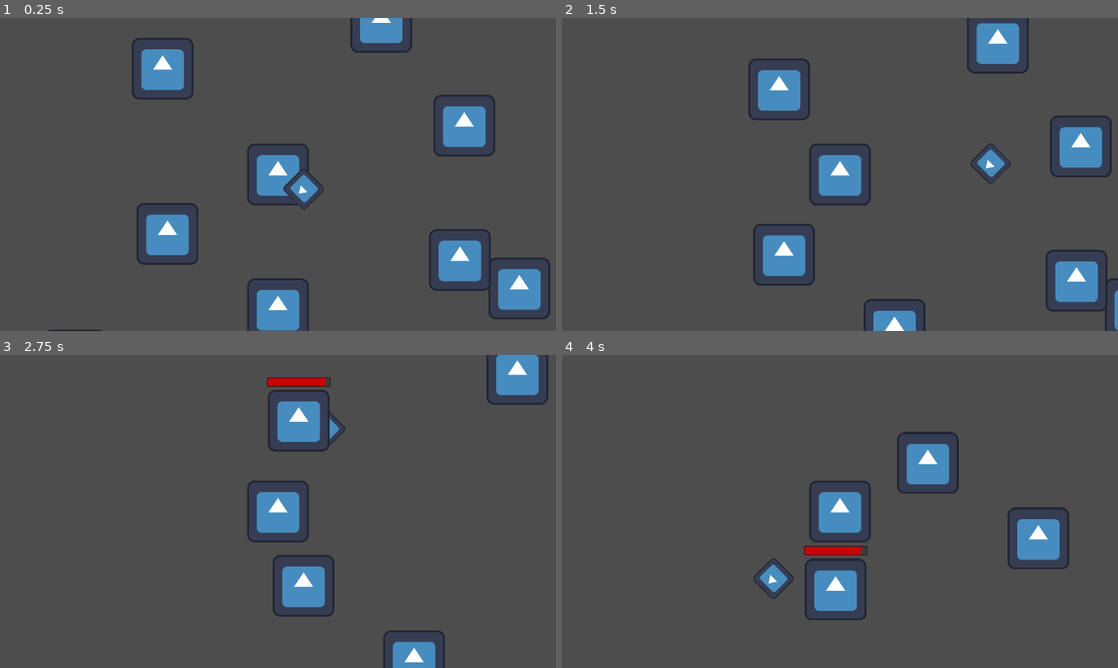
Above: before the commit, frames 1-4 (two rows, left to right).
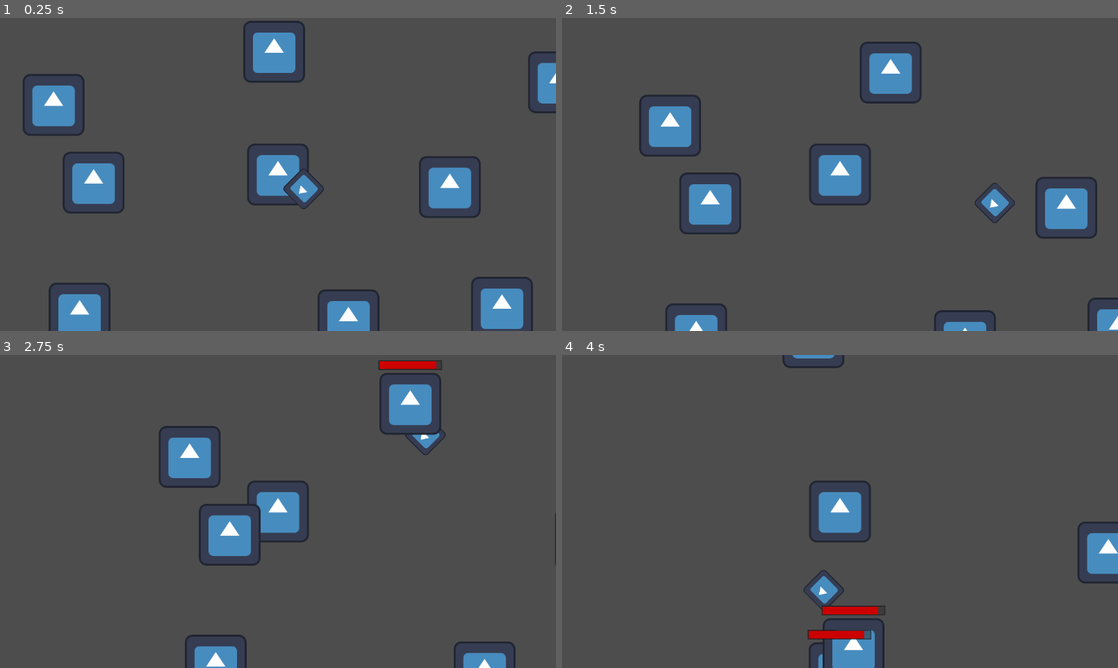
Above: after the commit, the same moments.

Repository: sayf63/Judgement_Engine
Game: Godot game, scene res://Entities/Player/Player.tscn
Same seed, same stepped clock (60 frames per second), same inputs: the game is played once before the commit and once after it. The project has no main scene, so this scene is started directly. The engine's default icon, where the game draws it, is replaced by a stand-in: a white triangle on a blue panel in a dark square.
Inputs (mouse positions are in pixels of both pictures, inside the frame that each line leads up to):
- Up to frame 1 (0.25 s): no input
- Up to frame 2 (1.5 s): move the mouse to (962, 158) at 0.52 s; hold D (right) 0.53-1.28 s; hold A (anchor) 0.53-1.28 s; move the mouse to (728, 190) at 1.27 s; hold S (down) from 1.28 s (still down); tap A (anchor) at 1.35 s
- Up to frame 3 (2.75 s): move the mouse to (333, 442) at 2.02 s; release S (down) at 2.03 s; hold D (right) from 2.03 s (still down); hold A (anchor) from 2.03 s (still down); tap Space (dash) at 2.1 s
- Up to frame 4 (4 s): move the mouse to (812, 574) at 2.77 s; release D (right) at 2.78 s; release A (anchor) at 2.78 s; hold W (up) 2.78-3.53 s; click (812, 574) at 2.85 s; tap A (anchor) at 3.05 s; move the mouse to (1006, 558) at 3.52 s; hold S (down) from 3.53 s (still down); hold A (anchor) from 3.53 s (still down)

The runs differ from the first frame. In frame 1, 16% of the frame differs, in the area x 4-100%, y 0-100%; in frame 2, 14%; in frame 3, 11%; in frame 4, 6.8%.

Commit message:
add defence stat to player + increase weapon steer strength

Diff:
--- a/judgement-engine/Entities/Player/Player.tscn
+++ b/judgement-engine/Entities/Player/Player.tscn
@@ -49,34 +49,31 @@
 [node name="Dashing" type="Node" parent="StateMachine" unique_id=486196409]
 script = ExtResource("7_761t5")
 
-[node name="Camera2D" type="Camera2D" parent="." unique_id=84114197]
-
-[node name="test" type="Node2D" parent="." unique_id=1471186107]
+[node name="Node2D" type="Node2D" parent="." unique_id=117079575]
 top_level = true
 
-[node name="base_enemy" parent="test" unique_id=1742152106 instance=ExtResource("8_x44r4")]
-position = Vector2(432, 198)
+[node name="base_enemy" parent="Node2D" unique_id=1742152106 instance=ExtResource("8_x44r4")]
+position = Vector2(396, 238)
 
-[node name="base_enemy2" parent="test" unique_id=56477228 instance=ExtResource("8_x44r4")]
-position = Vector2(224, 441)
+[node name="base_enemy2" parent="Node2D" unique_id=357218573 instance=ExtResource("8_x44r4")]
+position = Vector2(78, 264)
 
-[node name="base_enemy3" parent="test" unique_id=1573388889 instance=ExtResource("8_x44r4")]
-position = Vector2(-68, 241)
+[node name="base_enemy3" parent="Node2D" unique_id=1616500065 instance=ExtResource("8_x44r4")]
+position = Vector2(-533, -182)
 
-[node name="base_enemy4" parent="test" unique_id=532406367 instance=ExtResource("8_x44r4")]
-position = Vector2(309, 139)
+[node name="base_enemy4" parent="Node2D" unique_id=172433365 instance=ExtResource("8_x44r4")]
+position = Vector2(-76, -292)
 
-[node name="base_enemy5" parent="test" unique_id=988220327 instance=ExtResource("8_x44r4")]
-position = Vector2(-297, 85)
+[node name="base_enemy5" parent="Node2D" unique_id=2094769917 instance=ExtResource("8_x44r4")]
+position = Vector2(-479, 250)
 
-[node name="base_enemy6" parent="test" unique_id=1708826694 instance=ExtResource("8_x44r4")]
-position = Vector2(318, -139)
+[node name="base_enemy6" parent="Node2D" unique_id=67467738 instance=ExtResource("8_x44r4")]
+position = Vector2(288, -12)
 
-[node name="base_enemy7" parent="test" unique_id=17634140 instance=ExtResource("8_x44r4")]
-position = Vector2(-307, -257)
+[node name="base_enemy7" parent="Node2D" unique_id=14508959 instance=ExtResource("8_x44r4")]
+position = Vector2(514, -229)
 
-[node name="base_enemy8" parent="test" unique_id=1497086710 instance=ExtResource("8_x44r4")]
-position = Vector2(146, -354)
+[node name="base_enemy8" parent="Node2D" unique_id=2023851990 instance=ExtResource("8_x44r4")]
+position = Vector2(-450, -21)
 
-[node name="base_enemy9" parent="test" unique_id=1942824902 instance=ExtResource("8_x44r4")]
-position = Vector2(-488, 347)
+[node name="Camera2D" type="Camera2D" parent="." unique_id=1518568575]
--- a/judgement-engine/Entities/Player/PlayerStateMachine/PlayerStates/player_idle.gd
+++ b/judgement-engine/Entities/Player/PlayerStateMachine/PlayerStates/player_idle.gd
@@ -8,7 +8,7 @@
 func do_physics_process(_delta):
 	entity.velocity = Vector2.ZERO
 	if !Input.is_action_pressed("anchor") and entity.global_position.distance_to(entity.get_global_mouse_position()) > entity.STOP_RADIUS:
-		if entity.cooldowns["Dashing"] < entity.DASH_COOLDOWN - entity.DASH_DURATION:
+		if entity.cooldowns["Dashing"] < entity.DASH_COOLDOWN - entity.DASH_DURATION && entity.DASH_COOLDOWN> entity.DASH_DURATION:
 			set_state("Moving")
 		else:
 			set_state("Dashing")
--- a/judgement-engine/Entities/Player/PlayerStateMachine/PlayerStates/player_moving.gd
+++ b/judgement-engine/Entities/Player/PlayerStateMachine/PlayerStates/player_moving.gd
@@ -4,7 +4,6 @@
 func do_physics_process(delta):
 	if Input.is_action_just_pressed("dash") && !entity.is_on_cooldown("Dashing"):
 		set_state("Dashing")
-
 
 	var mouse_position = entity.get_global_mouse_position()
 	var distance = entity.position.distance_to(mouse_position)
--- a/judgement-engine/Entities/Player/Weapon/WeaponStateMachine/WeaponStates/weapon_swinging.gd
+++ b/judgement-engine/Entities/Player/Weapon/WeaponStateMachine/WeaponStates/weapon_swinging.gd
@@ -4,19 +4,16 @@
 
 # this state speeds up the weapon until it reaches past the targetted point.
 func enter_state():
-    target_position = entity.get_global_mouse_position()
-    #entity.velocity = Vector2.ZERO
-    entity.reset_cooldown("Swinging")
+	target_position = entity.get_global_mouse_position()
+	#entity.velocity = Vector2.ZERO
+	entity.reset_cooldown("Swinging")
 
 func do_physics_process(delta):
-    if (entity.position-target_position).length() < 100:
-        set_state("Moving")
+	if (entity.position-target_position).length() < 100:
+		set_state("Moving")
 
-    var to_target = entity.global_position.direction_to(target_position)
+	var to_target = entity.global_position.direction_to(target_position)
 
-    # perpendicular vector (rotated 90 degrees)
-    #var sideways = to_target.orthogonal()
+	var desired_velocity = to_target * entity.SPEED*2
 
-    var desired_velocity = to_target * entity.SPEED*2 #+ sideways*entity.SWING_ARC_SIZE
-
-    entity.velocity = desired_velocity
+	entity.velocity = desired_velocity
--- a/judgement-engine/Entities/Player/Weapon/WeaponStateMachine/weapon_state_machine.gd
+++ b/judgement-engine/Entities/Player/Weapon/WeaponStateMachine/weapon_state_machine.gd
@@ -19,25 +19,25 @@
 
 	# Left
 	if pos.x < screen_rect.position.x:
-		pos.x = screen_rect.position.x+1
+		pos.x = screen_rect.position.x+10
 		vel.x *= -1
 		bounced = true
 
 	# Right
 	elif pos.x > screen_rect.end.x:
-		pos.x = screen_rect.end.x-1
+		pos.x = screen_rect.end.x-10
 		vel.x *= -1
 		bounced = true
 
 	# Top
 	if pos.y < screen_rect.position.y:
-		pos.y = screen_rect.position.y+1
+		pos.y = screen_rect.position.y+10
 		vel.y *= -1
 		bounced = true
 
 	# Bottom
 	elif pos.y > screen_rect.end.y:
-		pos.y = screen_rect.end.y-1
+		pos.y = screen_rect.end.y-10
 		vel.y *= -1
 		bounced = true
 
--- a/judgement-engine/Entities/Player/Weapon/player_weapon.gd
+++ b/judgement-engine/Entities/Player/Weapon/player_weapon.gd
@@ -7,7 +7,7 @@
 @export var DAMAGE := 10.0
 @export var SPEED := 1000.0
 @export var SWING_CD := 1.0
-@export var STEER_STRENGTH := 5.0
+@export var STEER_STRENGTH := 10.0
 @export var SWING_ARC_SIZE := 100.0
 
 var cooldowns: Dictionary = {
@@ -30,7 +30,6 @@
 	if enemy is Enemy:
 		enemy.take_damage( DAMAGE * min(1.5, (velocity.length()/SPEED)) )
 
-
 func reset_cooldown(key: String) -> void:
 	match key:
 		"Swinging":
--- a/judgement-engine/Entities/Player/player.gd
+++ b/judgement-engine/Entities/Player/player.gd
@@ -18,8 +18,9 @@
 @export var DASH_DURATION := 1.0
 @export var WEAPON_DISTANCE := 100.0
 @export var WEAPON_ROTATION_SPEED := 10.0
-@export var SLOW_RADIUS = 50.0
-@export var STOP_RADIUS = 5
+@export var SLOW_RADIUS := 50.0
+@export var STOP_RADIUS := 5
+@export var DEFENCE := 0.0
 
 var real_max_speed := SPEED
 
